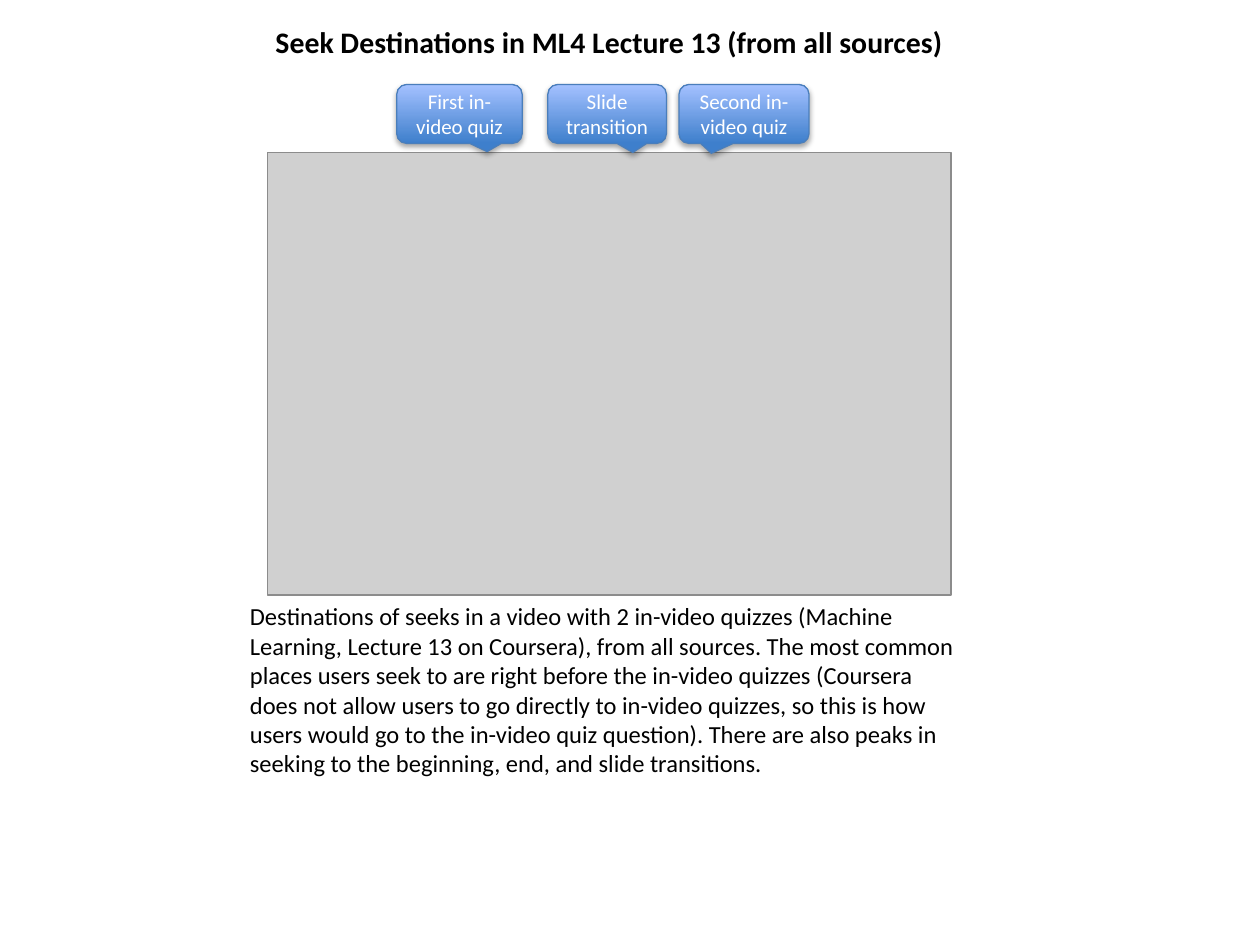
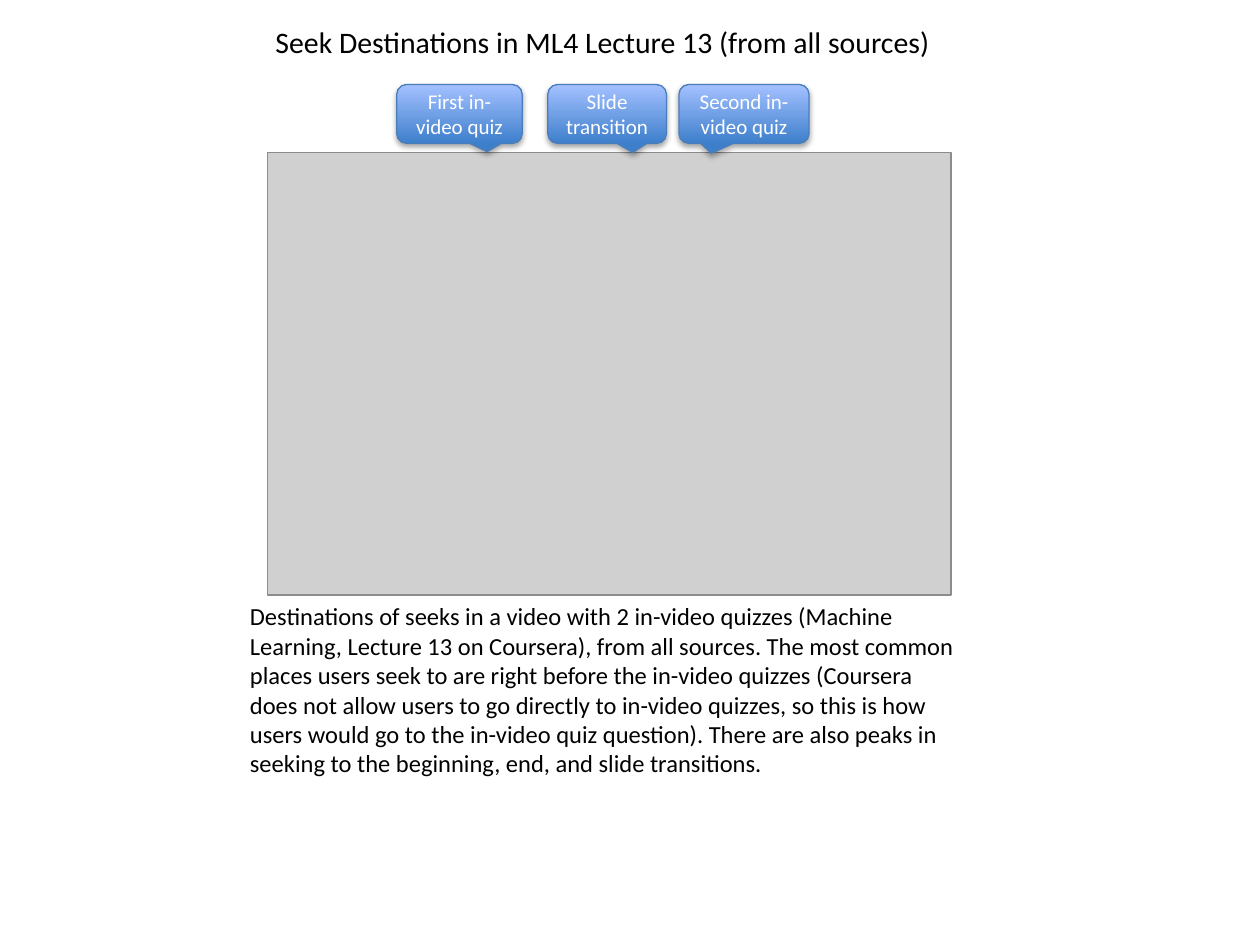
Before and after one commit to gkovacs/invideo-las2016, a slide deck: slide 1 of extra-figures/seek-figures.pptx. Drawn at 1260x945 pixels with LibreOffice and Linux fonts; fonts in the diff are those of the drawing; grey boxes stand for pictures. Boxes give left, top, right and bottom in pixels: in the first picture for what was removed or moved away, otherwise in the second. Text is boxed around its words. In the diff, an @@ line names an element or a change of style, - is before the commit and + after.

Commit message:
seek figures updated

```diff
--- a/extra-figures/seek-figures.pptx
+++ b/extra-figures/seek-figures.pptx
@@ text "Seek Destinations in ML4 Lecture ..." at (x1=275, y1=31, x2=929, y2=57): bold off @@
```
Also in this commit, not shown: 4 other slides changed, 1 slide added, 1 other file.
